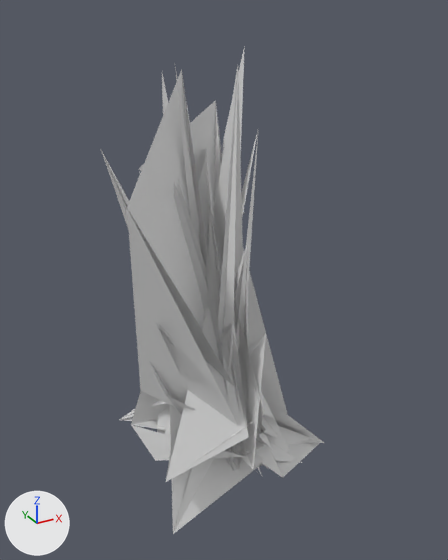
The OBJ model extracted_meshes/Hero015_DC07E14A_v2.obj, before and after one commit.
The view is the same before and after, from a 50 mm lens placed at (-306.0, -602.0, 528.0), pointed at (16.0, -18.0, 235.0). The axes (+X, +Y, +Z) are drawn at lower left. The lights are the same throughout. The picture after the commit comes second. Where no turn or scale is listed for an object, it has been applied to the vertices. Vertices at exactly the same position are counted once.

In view in the first picture: 'Hero015_DC07E14A_v2'.
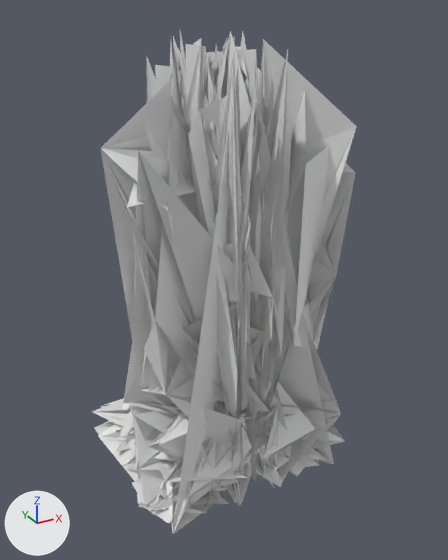
The edits, one by one:
me_hero015_dc07e14a_v2 is used by ob_hero015_dc07e14a_v2; location (0.0, 0.0, 0.0).
me_hero015_dc07e14a_v2 had 426 vertices, 500 faces and spanned x -128.0..126.0, y -128.0..127.0, z 0.0..493.0.
me_hero015_dc07e14a_v2 now has 4623 vertices, 7031 faces and spans x -128.0..128.0, y -128.0..128.0, z -2.0..510.0.
me_hero015_dc07e14a_v2 part 1: a new loose piece of 119 vertices spanning x -18.0..18.0, y -128.0..-33.0, z 33.0..128.0.
me_hero015_dc07e14a_v2 part 2: a new loose piece of 58 vertices spanning x -32.0..32.0, y -127.0..32.0, z 1.0..466.0.
me_hero015_dc07e14a_v2 part 3: 7 vertices removed from x -32.0..31.0, y -105.0..60.0, z 38.0..310.0; 4027 vertices added at x -128.0..128.0, y -128.0..128.0, z -2.0..510.0.

Pixel boxes (x1, y1, x2, y2) of what changed, in the pictures (448 x 560 px):
'Hero015_DC07E14A_v2', reshaped (18% wider): before (100, 46, 324, 534); after (92, 30, 357, 534)
part 1 of me_hero015_dc07e14a_v2, added (mostly hidden): after (252, 427, 261, 473)
part 2 of me_hero015_dc07e14a_v2, added: after (216, 87, 247, 476)
part 3 of me_hero015_dc07e14a_v2, built on: after (92, 30, 357, 534)
